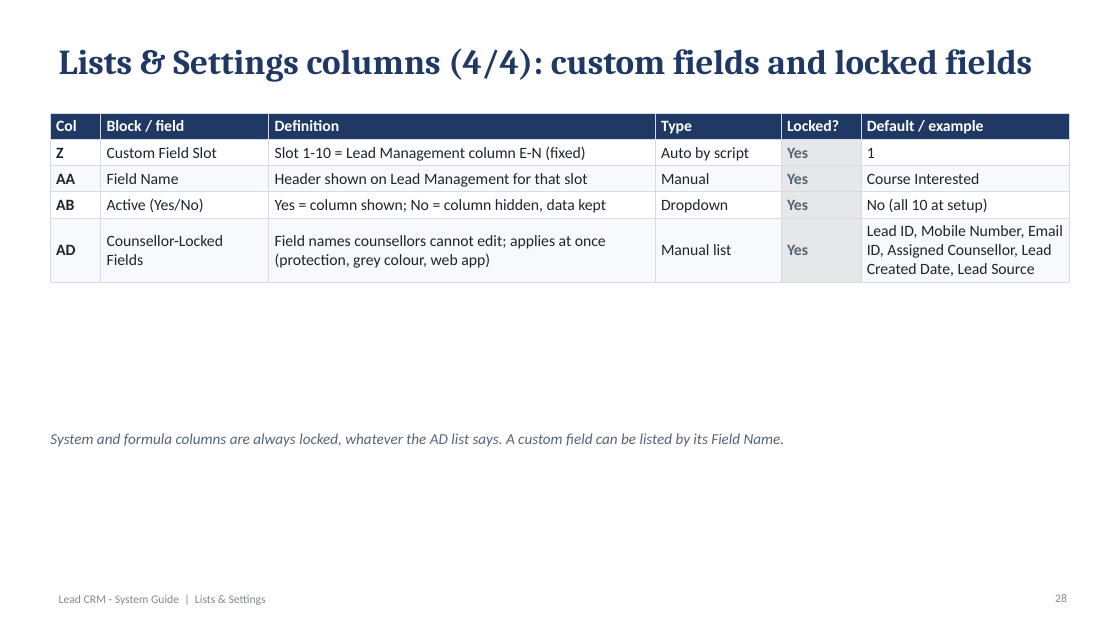
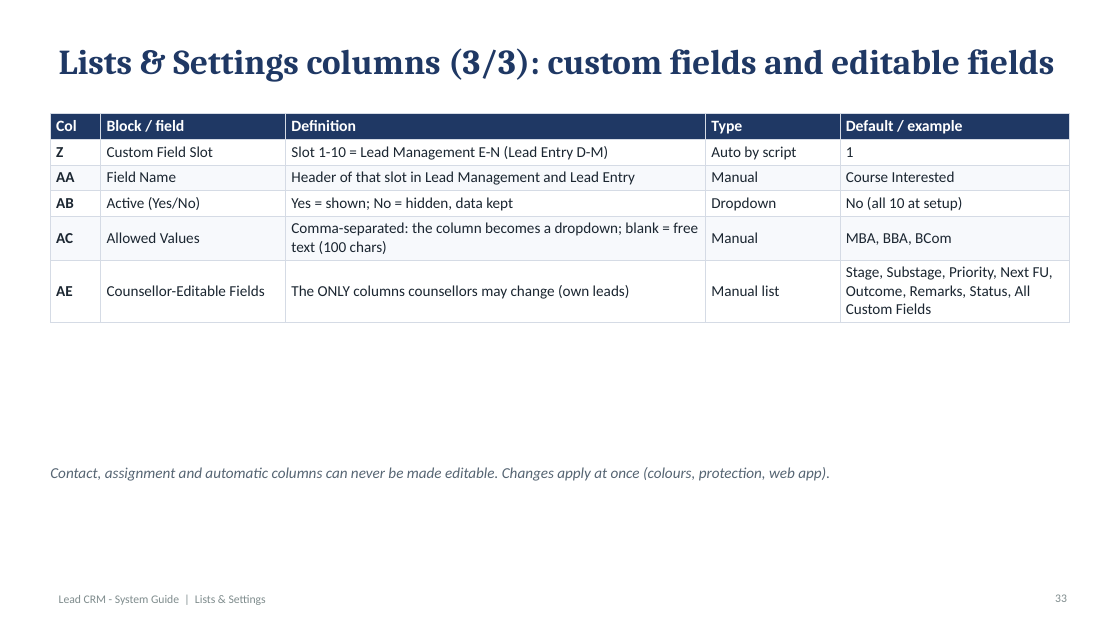
Before and after one commit to rahul123456789101112/call-centre-lead-crm, a slide deck: slide 33 of docs/Lead_CRM_System_Guide.pptx (slide 28 before the commit). Drawn at 1120x630 pixels with LibreOffice and Linux fonts; fonts in the diff are those of the drawing. Boxes give left, top, right and bottom in pixels: in the first picture for what was removed or moved away, otherwise in the second. Text is boxed around its words. In the diff, an @@ line names an element or a change of style, - is before the commit and + after.

```diff
--- a/docs/Lead_CRM_System_Guide.pptx
+++ b/docs/Lead_CRM_System_Guide.pptx
@@ title at (x1=59, y1=48, x2=1055, y2=82): text changed @@
-Lists & Settings columns (4/4): custom fields and locked fields
+Lists & Settings columns (3/3): custom fields and editable fields
@@ table at (x1=50, y1=113, x2=1070, y2=318) @@
-Col | Block / field | Definition | Type | Locked? | Default / example
-Z | Custom Field Slot | Slot 1-10 = Lead Management column E-N (fixed) | Auto by script | Yes | 1
-AA | Field Name | Header shown on Lead Management for that slot | Manual | Yes | Course Interested
-AB | Active (Yes/No) | Yes = column shown; No = column hidden, data kept | Dropdown | Yes | No (all 10 at setup)
-AD | Counsellor-Locked Fields | Field names counsellors cannot edit; applies at once (protection, grey colour, web app) | Manual list | Yes | Lead ID, Mobile Number, Email ID, Assigned Counsellor, Lead Created Date, Lead Source
+Col | Block / field | Definition | Type | Default / example
+Z | Custom Field Slot | Slot 1-10 = Lead Management E-N (Lead Entry D-M) | Auto by script | 1
+AA | Field Name | Header of that slot in Lead Management and Lead Entry | Manual | Course Interested
+AB | Active (Yes/No) | Yes = shown; No = hidden, data kept | Dropdown | No (all 10 at setup)
+AC | Allowed Values | Comma-separated: the column becomes a dropdown; blank = free text (100 chars) | Manual | MBA, BBA, BCom
+AE | Counsellor-Editable Fields | The ONLY columns counsellors may change (own leads) | Manual list | Stage, Substage, Priority, Next FU, Outcome, Remarks, Status, All Custom Fields
@@ text at (x1=50, y1=467, x2=830, y2=481): text changed @@
-System and formula columns are always locked, whatever the AD list says. A custom field can be listed by its Field Name.
+Contact, assignment and automatic columns can never be made editable. Changes apply at once (colours, protection, web app).
@@ page number at (x1=1055, y1=594, x2=1067, y2=602): text changed @@
-28
+33
```
Also in this commit, not shown: 51 other slides changed, 22 slides added, 13 slides removed.
